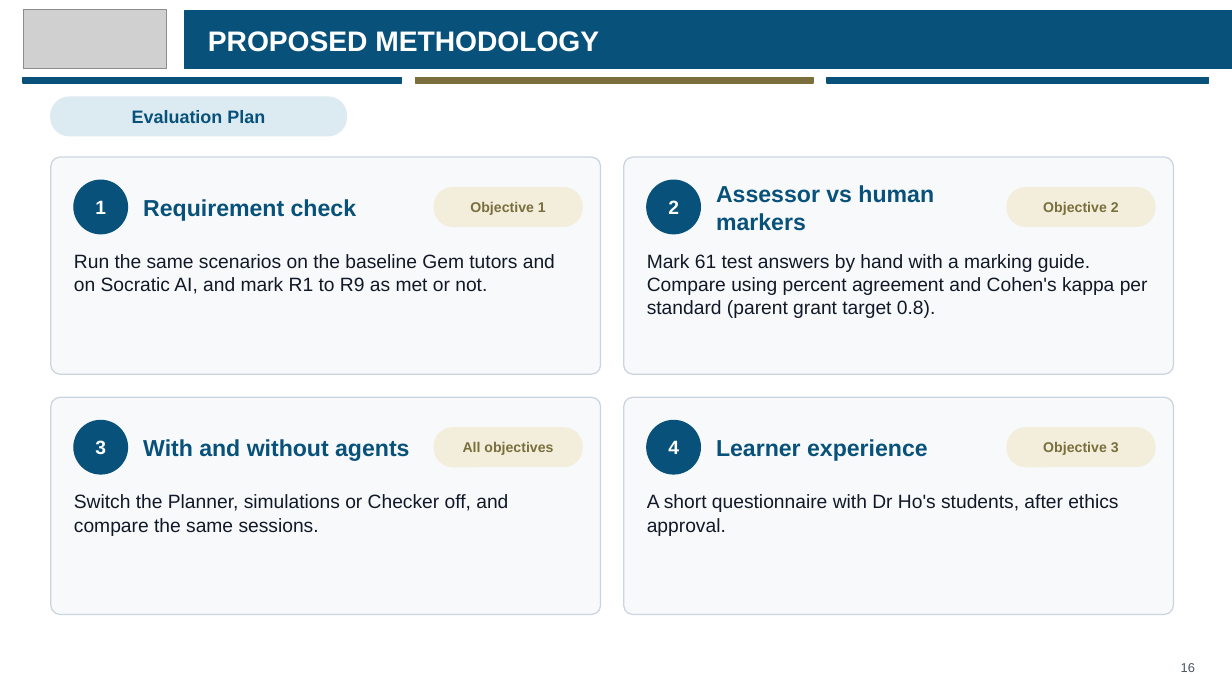
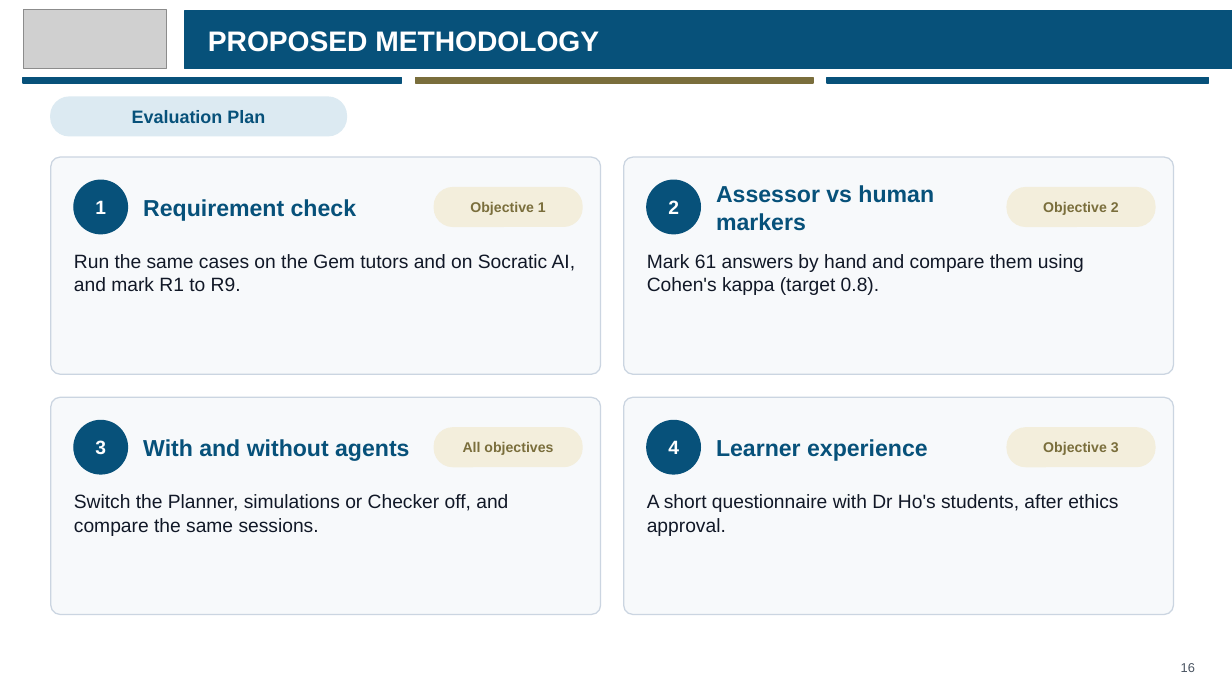
Before and after one commit to eusoffamir/Socratic-AI, a slide deck: slide 16 of docs/defence/Socratic AI Proposal Defence.pptx. Drawn at 1232x693 pixels with LibreOffice and Linux fonts; fonts in the diff are those of the drawing; grey boxes stand for pictures. Boxes give left, top, right and bottom in pixels: in the first picture for what was removed or moved away, otherwise in the second. Text is boxed around its words. In the diff, an @@ line names an element or a change of style, - is before the commit and + after.

```diff
--- a/docs/defence/Socratic AI Proposal Defence.pptx
+++ b/docs/defence/Socratic AI Proposal Defence.pptx
@@ text at (74,254,575,291): text changed @@
-Run the same scenarios on the baseline Gem tutors and on Socratic AI, and mark R1 to R9 as met or not.
+Run the same cases on the Gem tutors and on Socratic AI, and mark R1 to R9.
@@ text at (647,254,1084,295): text changed @@
-Mark 61 test answers by hand with a marking guide. Compare using percent agreement and Cohen's kappa per standard (parent grant target 0.8).
+Mark 61 answers by hand and compare them using Cohen's kappa (target 0.8).
```
Also in this commit, not shown: 13 other slides changed, 5 other files.
